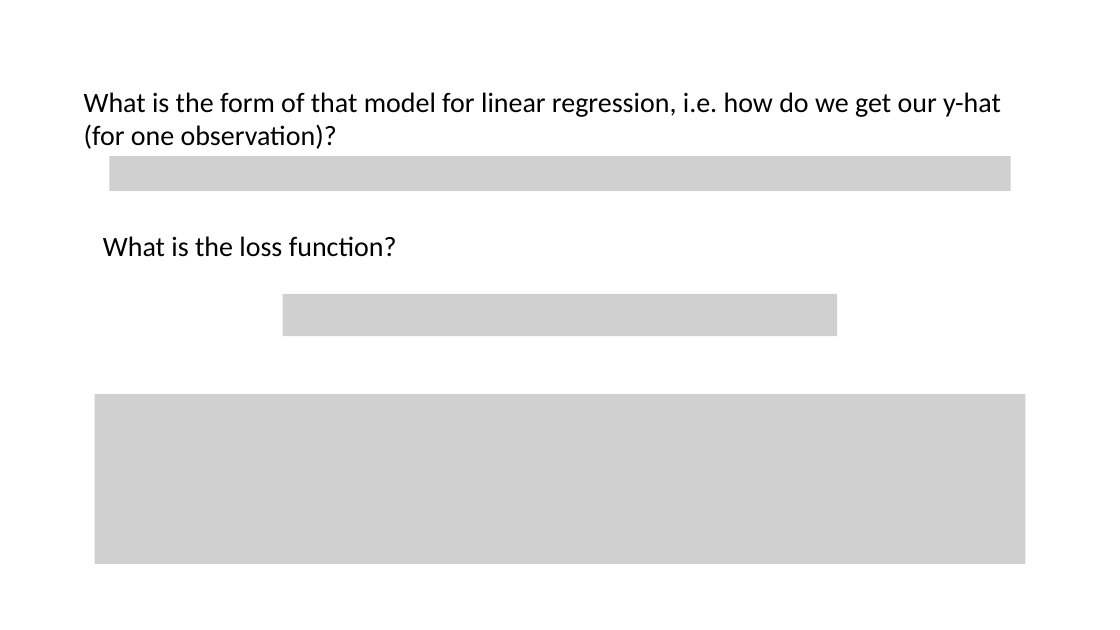
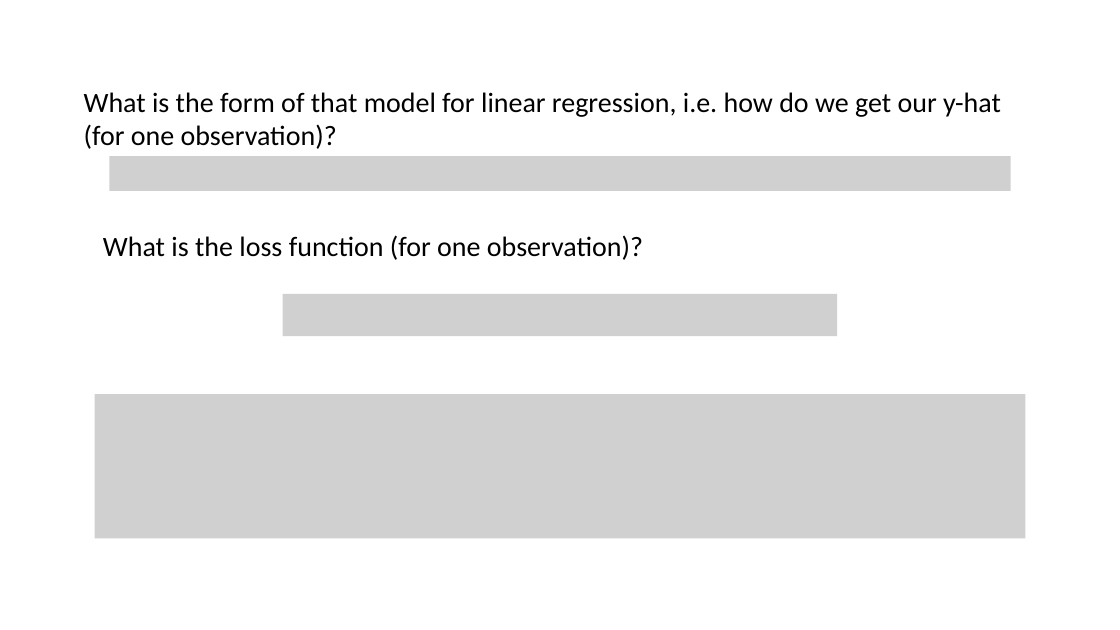
Before and after one commit to snyderjo/Neural-Network-Presentation, a slide deck: slide 9 of secondPart/Neural Networks - pt 2.pptx. Drawn at 1120x630 pixels with LibreOffice and Linux fonts; fonts in the diff are those of the drawing; grey boxes stand for pictures. Boxes give left, top, right and bottom in pixels: in the first picture for what was removed or moved away, otherwise in the second. Text is boxed around its words. In the diff, an @@ line names an element or a change of style, - is before the commit and + after.

```diff
--- a/secondPart/Neural Networks - pt 2.pptx
+++ b/secondPart/Neural Networks - pt 2.pptx
@@ text at (103,235,643,260): text changed @@
-What is the loss function?
+What is the loss function (for one observation)?
@@ picture: place and size @@
-picture at (95,394,1026,564)
+picture at (95,394,1026,539)
```
Also in this commit, not shown: 15 other slides changed, 5 slides added, 4 slides removed, 2 other files.
